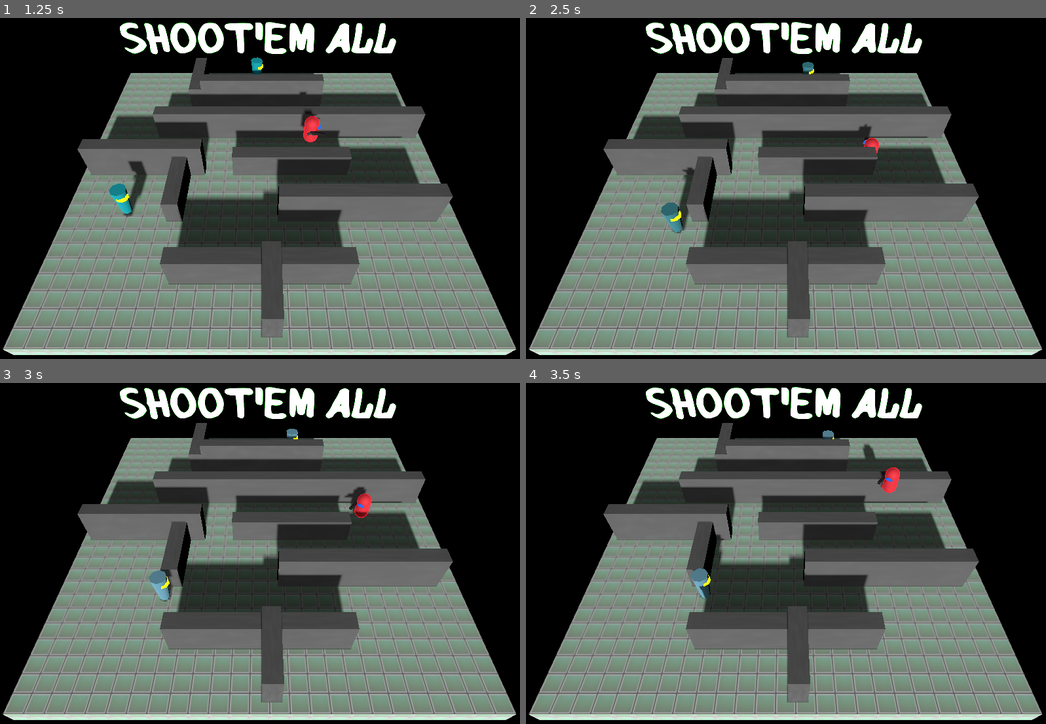
Above: before the commit, frames 1-4 (two rows, left to right).
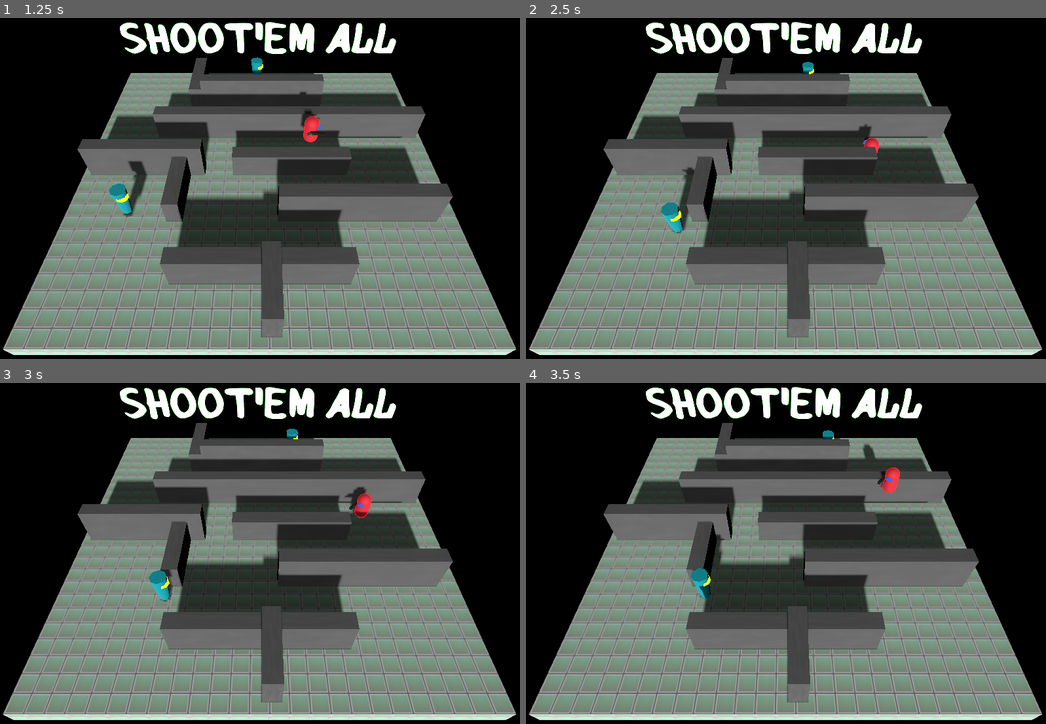
Above: after the commit, the same moments.

Repository: abhishekkr/godot-samples
Game: Godot game, scene res://scenes/level.tscn
The game is run twice, just before and just after one commit, with the same random seed, the same clock (stepped at 60 frames per second) and the same inputs.
Inputs (mouse positions are in pixels of both pictures, inside the frame that each line leads up to):
- Up to frame 1 (1.25 s): move the mouse to (379, 171) at 0.52 s; hold D (move_right) from 0.53 s (still down); hold F (do_shoot) from 0.53 s (still down); tap Space (do_jump) at 0.77 s
- Up to frame 2 (2.5 s): move the mouse to (682, 205) at 1.27 s; release D (move_right) at 1.28 s; release F (do_shoot) at 1.28 s; hold S (move_down) 1.28-2.03 s; tap F (do_shoot) at 1.35 s; tap Space (do_jump) at 1.52 s; move the mouse to (838, 113) at 2.02 s; hold D (move_right) from 2.03 s (still down); hold F (do_shoot) from 2.03 s (still down)
- Up to frame 3 (3 s): move the mouse to (234, 625) at 2.77 s; release D (move_right) at 2.78 s; release F (do_shoot) at 2.78 s; hold W (move_up) from 2.78 s (still down); tap F (do_shoot) at 2.85 s
- Up to frame 4 (3.5 s): keep holding W (move_up); tap Space (do_jump) at 3.02 s

Frame 1 is identical in both runs. In frame 2, 0.3% of the frame differs, in the area x 25-56%, y 12-63%; in frame 3, 0.3%, in the area x 28-58%, y 13-64%; in frame 4, 0.3%.

Commit message:
[threedy-shooter] fix bullet hitting multiple enemies and direction change on player rotation
Signed-off-by: AbhishekKr <abhikumar163@gmail.com>

Diff:
--- a/threedy-shooter/entities/bullet.gd
+++ b/threedy-shooter/entities/bullet.gd
@@ -2,6 +2,7 @@
 class_name Bullet
 
 @onready var sound_player: AudioStreamPlayer = $AudioStreamPlayer
+@onready var bullet_hitbox: Area3D = $Hitbox
 
 @export var speed: float = 15.0
 @export var disappear_time: float = 0.75
@@ -25,13 +26,20 @@
 	deactivate()
 
 
-func activate(spawn_transform: Transform3D):
+func activate(spawn_transform: Transform3D, nu_speed: float):
 	global_transform = spawn_transform
+	speed = nu_speed
+	if bullet_hitbox:
+		bullet_hitbox.set_deferred("monitorable", true)
+		bullet_hitbox.set_deferred("monitoring", true)
 	active = true
 	get_tree().create_tween().tween_callback(deactivate).set_delay(disappear_time)
 	show()
 
 
 func deactivate():
+	if bullet_hitbox:
+		bullet_hitbox.set_deferred("monitorable", false)
+		bullet_hitbox.set_deferred("monitoring", false)
 	active = false
 	hide()
--- a/threedy-shooter/entities/enemy.tscn
+++ b/threedy-shooter/entities/enemy.tscn
@@ -29,7 +29,7 @@
 
 [node name="Enemy" type="CharacterBody3D" unique_id=1069822551]
 collision_layer = 4
-collision_mask = 11
+collision_mask = 15
 script = ExtResource("1_p7g5j")
 
 [node name="NavigationAgent3D" type="NavigationAgent3D" parent="." unique_id=1734213507]
--- a/threedy-shooter/entities/player.gd
+++ b/threedy-shooter/entities/player.gd
@@ -69,7 +69,7 @@
 	bullet_pool.resize(bullet_pool_size)
 	for i in bullet_pool_size:
 		var b = my_bullet.instantiate()
-		weapon_controller.add_child(b)
+		get_tree().current_scene.add_child.call_deferred(b)
 		b.deactivate()
 		bullet_pool[i] = b
 
@@ -84,9 +84,9 @@
 	print("~~~1 do_shoot: ", Time.get_ticks_msec())
 	var bullet = bullet_pool[bullet_pool_index]
 	bullet_pool_index = (bullet_pool_index + 1) % bullet_pool_size
-	bullet.activate(weapon_controller.global_transform)
+	bullet.activate(weapon_controller.global_transform, muzzle_speed)
 	#var bullet = my_bullet.instantiate()
 	print("~~2 do_shoot: ", Time.get_ticks_msec())
-	bullet.transform = shot_origin_transform
-	bullet.speed = muzzle_speed
-	weapon_controller.add_child(bullet)
+	#bullet.transform = shot_origin_transform
+	#bullet.speed = muzzle_speed
+	#weapon_controller.add_child(bullet)
Not shown, changed: threedy-shooter/README.md
